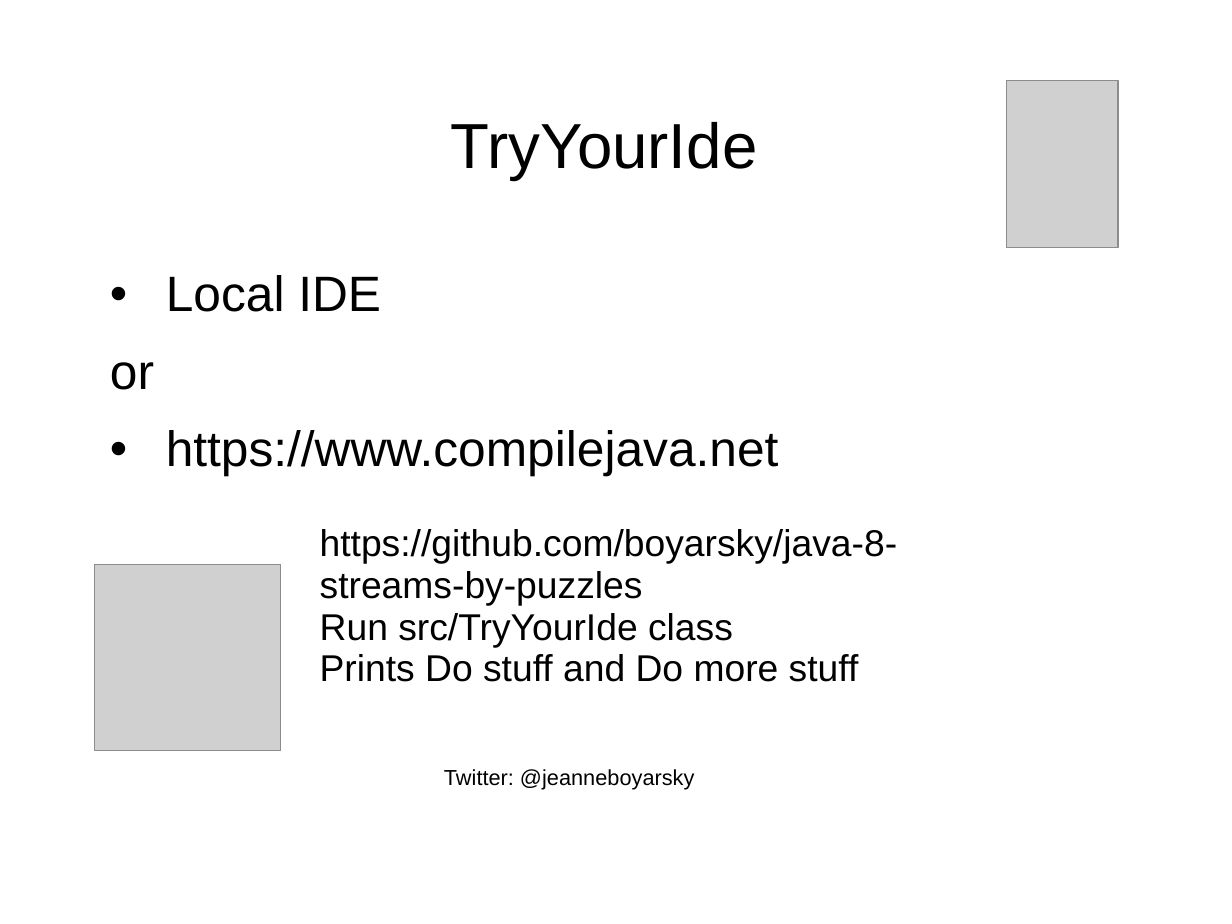
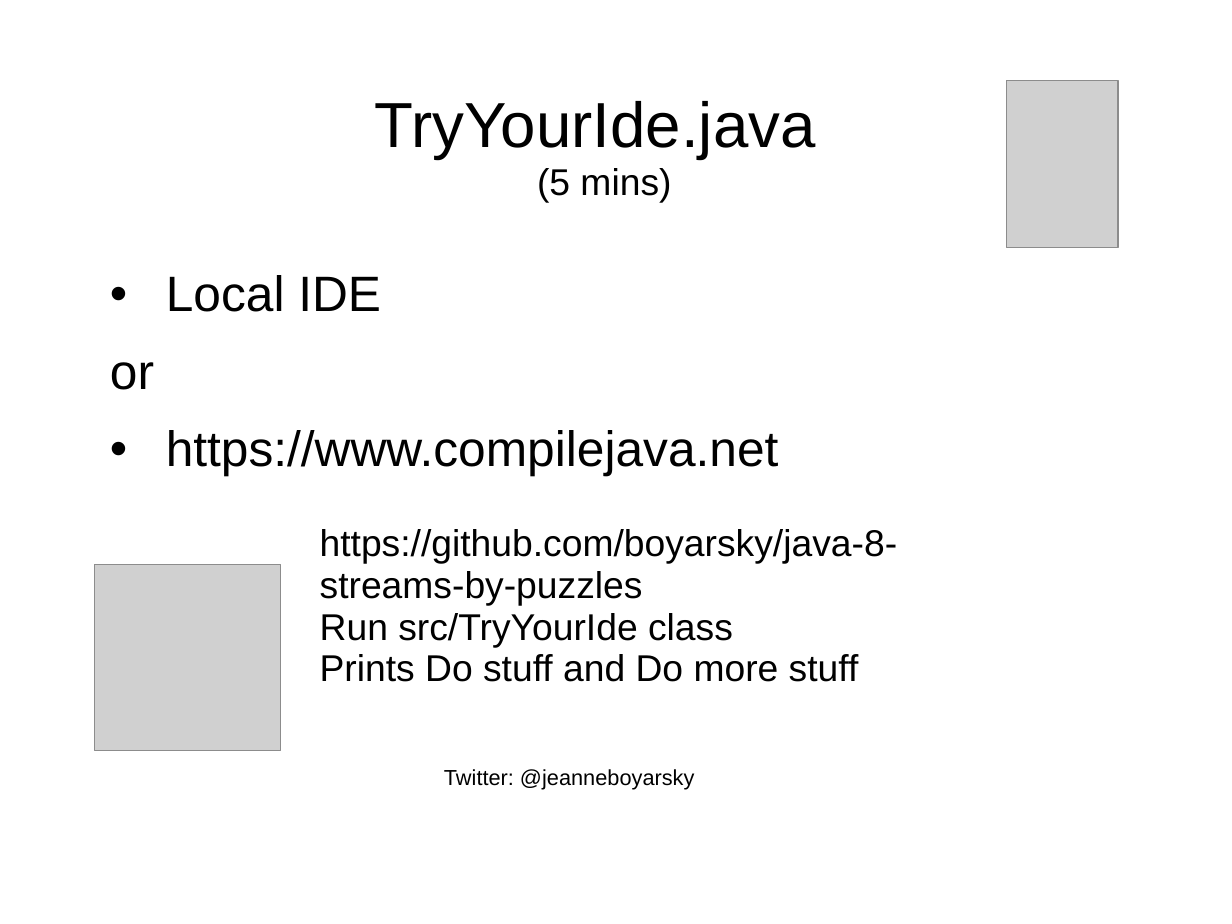
Before and after one commit to boyarsky/java-8-streams-by-puzzles, a slide deck: slide 5 of docs/Slides.ppt. Drawn at 1232x924 pixels with LibreOffice and Linux fonts; fonts in the diff are those of the drawing; grey boxes stand for pictures; background and template pictures are left out. Boxes give left, top, right and bottom in pixels: in the first picture for what was removed or moved away, otherwise in the second. Text is boxed around its words. In the diff, an @@ line names an element or a change of style, - is before the commit and + after.

```diff
--- a/docs/Slides.ppt
+++ b/docs/Slides.ppt
@@ title at [375,101,816,203]: text changed @@
-TryYourIde
+TryYourIde.java
+(5 mins)
```
Also in this commit, not shown: 13 other slides changed, 1 other file.
